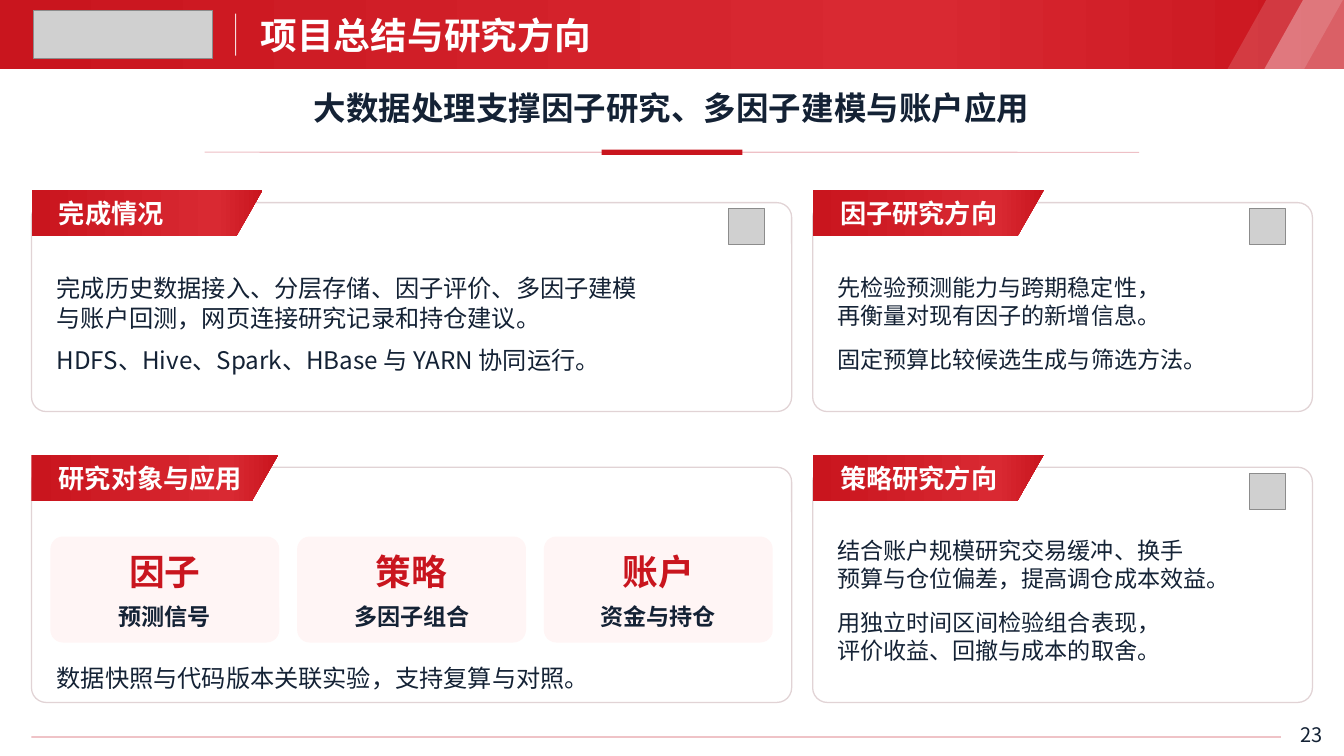
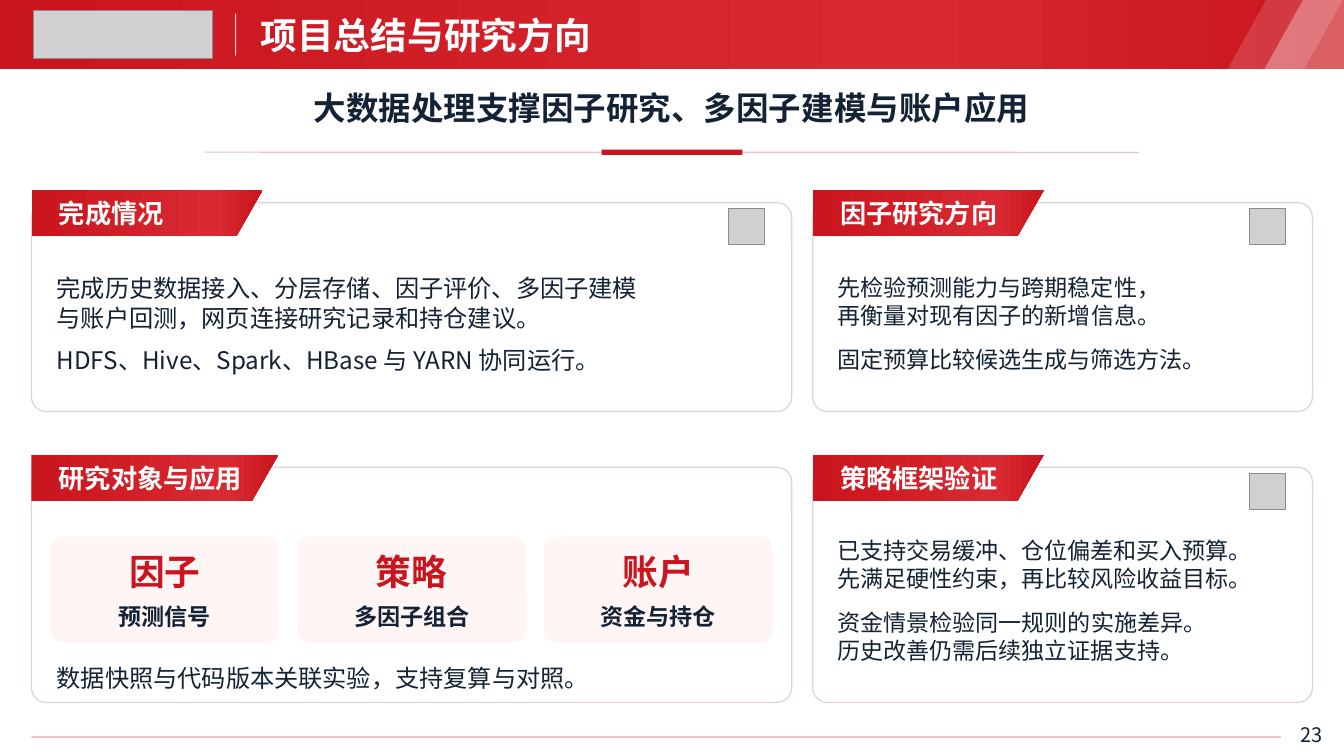
Before and after one commit to accelerator-s/QuantLens, a slide deck: slide 23 of 项目介绍.pptx. Drawn at 1344x756 pixels with LibreOffice and Linux fonts; fonts in the diff are those of the drawing; grey boxes stand for pictures; background and template pictures are left out. Boxes give left, top, right and bottom in pixels: in the first picture for what was removed or moved away, otherwise in the second. Text is boxed around its words. In the diff, an @@ line names an element or a change of style, - is before the commit and + after.

```diff
--- a/项目介绍.pptx
+++ b/项目介绍.pptx
@@ text at [840, 465, 997, 491]: text changed @@
-策略研究方向
+策略框架验证
@@ text at [838, 539, 1252, 590]: text changed @@
-结合账户规模研究交易缓冲、换手
-预算与仓位偏差，提高调仓成本效益。
+已支持交易缓冲、仓位偏差和买入预算。
+先满足硬性约束，再比较风险收益目标。
@@ text at [838, 611, 1206, 661]: text changed @@
-用独立时间区间检验组合表现，
-评价收益、回撤与成本的取舍。
+资金情景检验同一规则的实施差异。
+历史改善仍需后续独立证据支持。
```
Also in this commit, not shown: 5 other slides changed, 35 other files.
